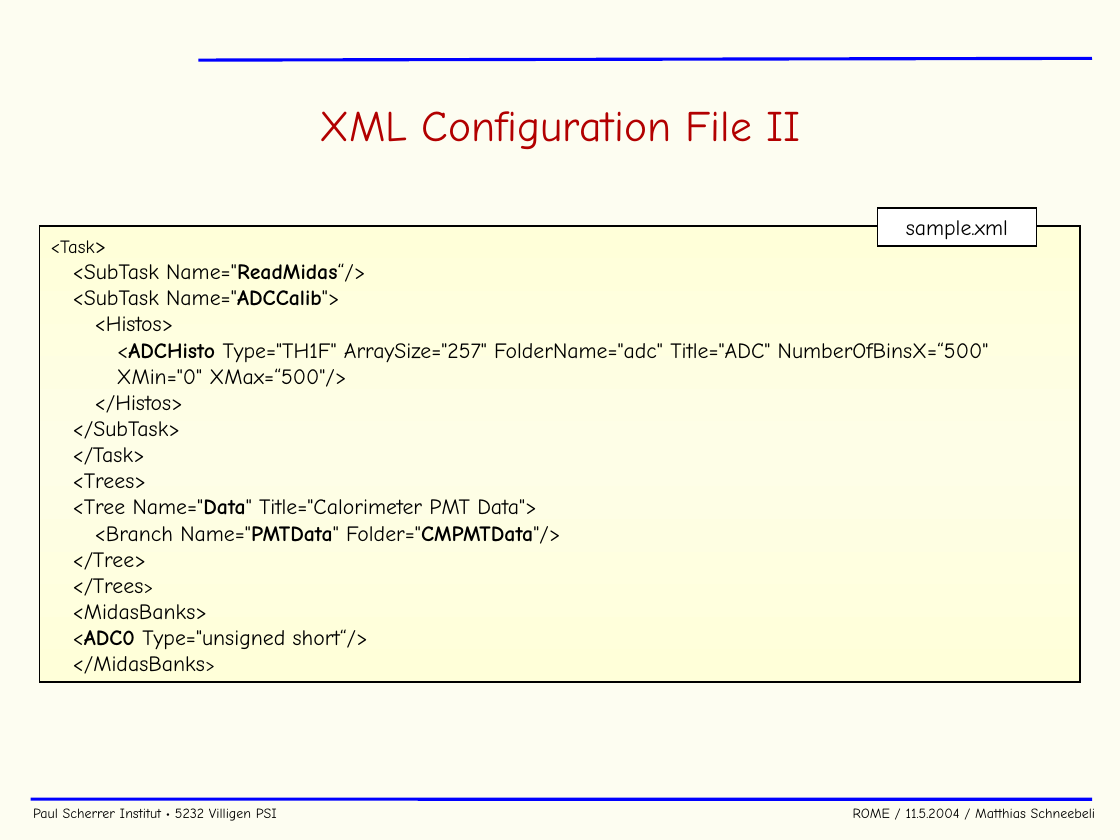
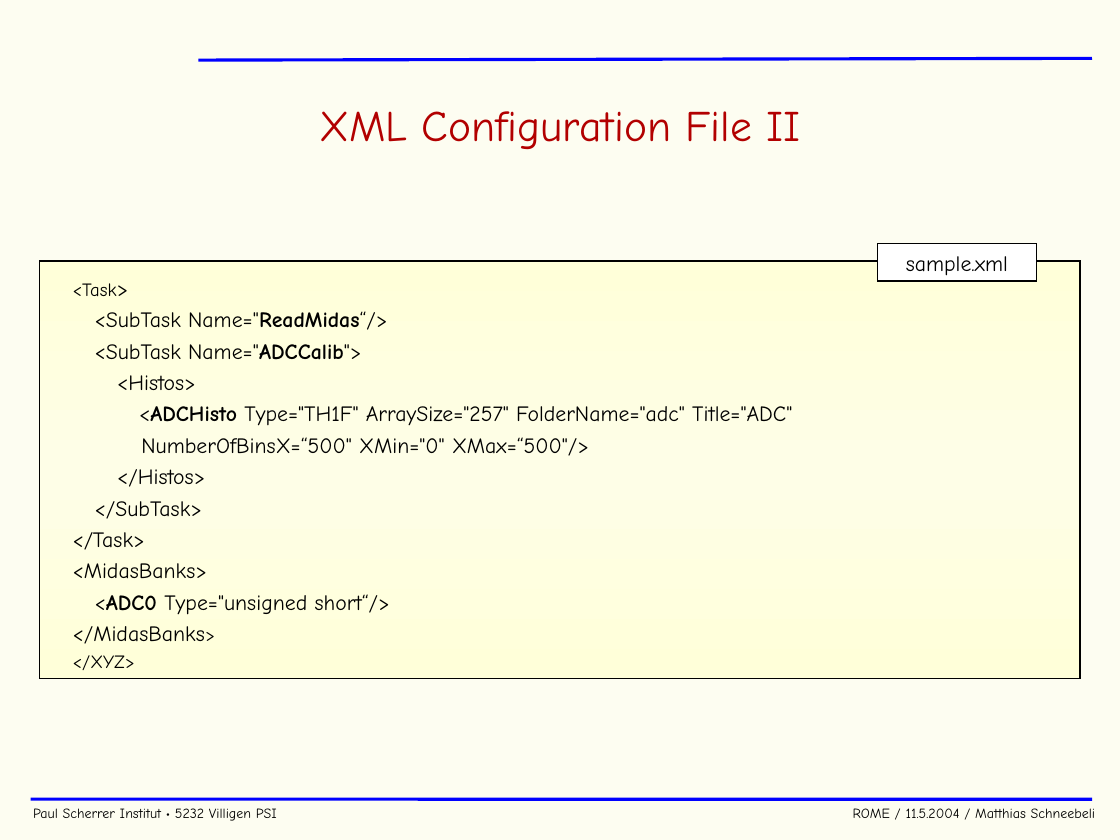
Before and after one commit to cjpl/rome, a slide deck: slide 27 of documentation/ROME.ppt (slide 28 before the commit). Drawn at 1120x840 pixels with LibreOffice and Linux fonts; fonts in the diff are those of the drawing; background and template pictures are left out. Boxes give left, top, right and bottom in pixels: in the first picture for what was removed or moved away, otherwise in the second. Text is boxed around its words. In the diff, an @@ line names an element or a change of style, - is before the commit and + after.

```diff
--- a/documentation/ROME.ppt
+++ b/documentation/ROME.ppt
@@ rectangle "<Task>": place and size @@
-rectangle "<Task>" at [39, 226, 1080, 682]
+rectangle "<Task>" at [39, 261, 1080, 678]
@@ rectangle "sample.xml": place and size @@
-rectangle "sample.xml" at [878, 208, 1037, 246]
+rectangle "sample.xml" at [878, 244, 1037, 282]
@@ text in rectangle at [73, 283, 792, 644]: list level 1 to 2 in "<Task>"; line spacing 1 to 1.3; list level 2 to 3 in "<SubTask Name="ReadMidas“/>"; line spacing 1 to 1.2; list level 2 to 3 in "<SubTask Name="ADCCalib">"; list level 3 to 4 in "<Histos>"; list level 4 to 5 in "<ADCHisto Type="TH1F" ArraySize="257" FolderName="adc" Title ..."; list level 3 to 4 in "</Histos>"; list level 2 to 3 in "</SubTask>"; list level 1 to 2 in "</Task>"; list level 1 to 2 in "<MidasBanks>"; list level 2 to 3 in "<ADC0 Type="unsigned short“/>"; list level 1 to 2 in "</MidasBanks>" @@
@@ text in rectangle at [73, 473, 561, 596]: paragraphs removed @@
-<Trees>
-  <Tree Name="Data" Title="Calorimeter PMT Data">
-    <Branch Name="PMTData" Folder="CMPMTData"/>
-  </Tree>
-</Trees>
@@ text in rectangle at [73, 655, 135, 670]: paragraph added @@
+</XYZ>
```
Also in this commit, not shown: 15 other slides changed, 15 other files.
